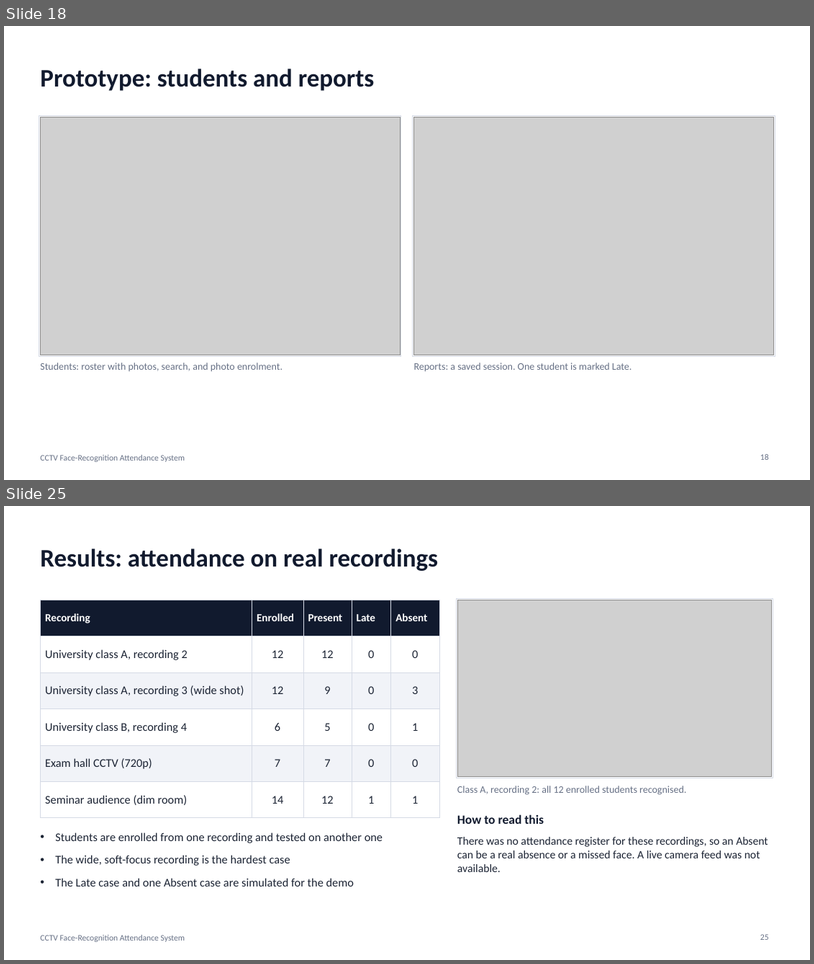
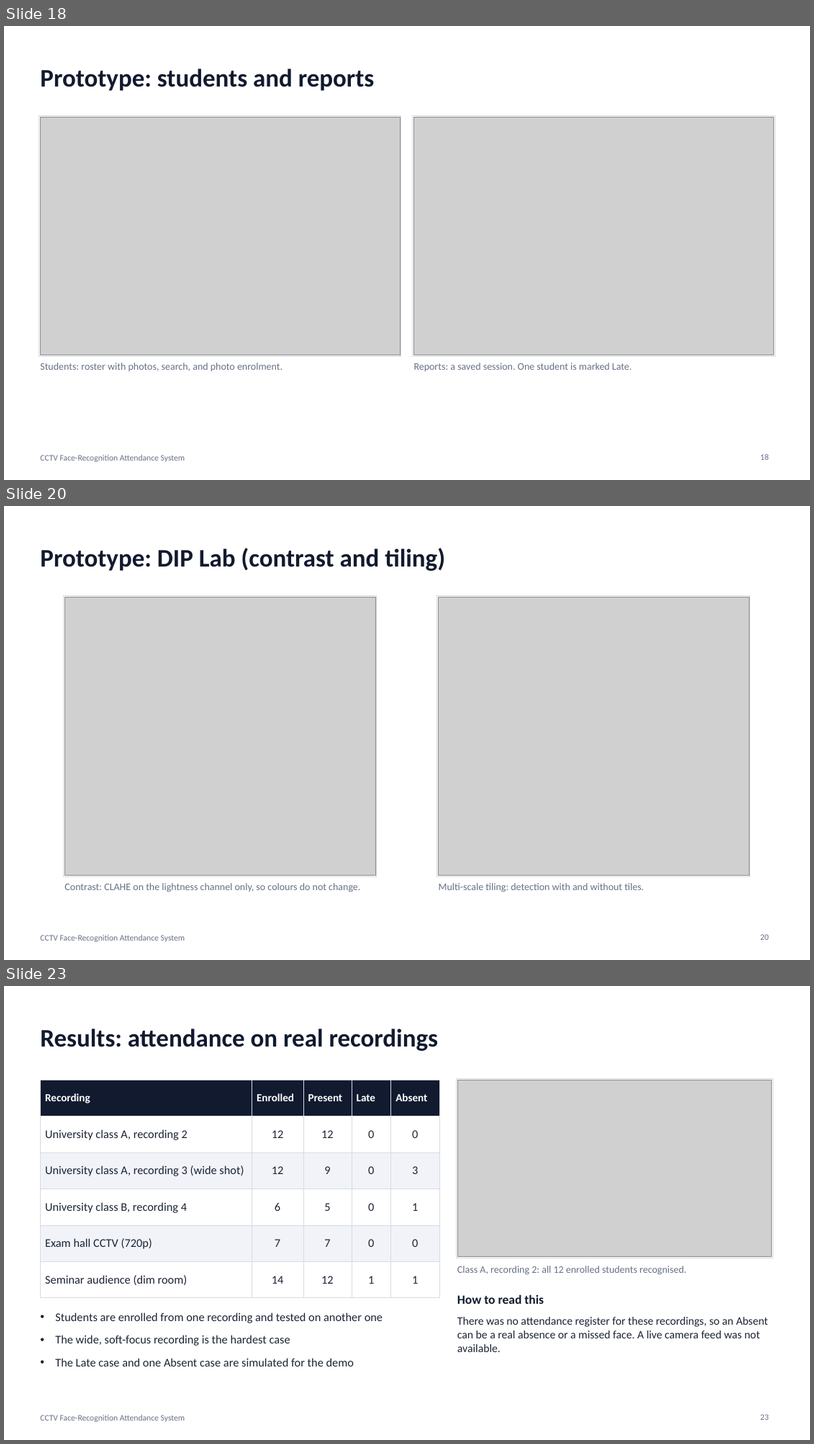
Before and after one commit to anoopsinghrru/cctv-based-attendence-, a slide deck: docs/DIP_Project_Presentation.pptx. Shown one above the other, each under a label of ours: slides 18 and 25 before the commit, slides 18, 20 and 23 after it; the slides between them are not shown. The pictures are 814x964 and 814x1444 pixels, drawn with LibreOffice and Linux fonts; fonts in the diff are those of the drawing; grey boxes stand for pictures. Boxes give left, top, right and bottom in pixels: in the first picture for what was removed or moved away, otherwise in the second. Text is boxed around its words. In the diff, an @@ line names an element or a change of style, - is before the commit and + after.

```diff
--- a/docs/DIP_Project_Presentation.pptx
+++ b/docs/DIP_Project_Presentation.pptx
@@ slide 20 added at (x1=4, y1=506, x2=810, y2=960), background #FFFFFF; not listed: 1 template element that a slide beside it also shows @@
@@ title added at (x1=40, y1=548, x2=445, y2=571), 30 pt, text #111A2E, bold @@
+Prototype: DIP Lab (contrast and tiling)
@@ rectangle added at (x1=64, y1=595, x2=377, y2=876), fill #FFFFFF, outline #D5DAE5 0.75 pt @@
@@ picture added at (x1=65, y1=597, x2=376, y2=875) @@
@@ rectangle added at (x1=437, y1=595, x2=751, y2=876), fill #FFFFFF, outline #D5DAE5 0.75 pt @@
@@ picture added at (x1=439, y1=597, x2=750, y2=875) @@
@@ text added at (x1=64, y1=883, x2=360, y2=892), 12 pt, text #667085 @@
+Contrast: CLAHE on the lightness channel only, so colours do not change.
@@ text added at (x1=439, y1=883, x2=644, y2=892), 12 pt, text #667085 @@
+Multi-scale tiling: detection with and without tiles.
@@ page number added at (x1=761, y1=934, x2=769, y2=939), 10 pt, text #667085 @@
+20
@@ what was slide 25 is now slide 23 @@
```
Also in this commit, not shown: 5 slides changed, 2 other slides added, 5 slides removed, 34 other files.
